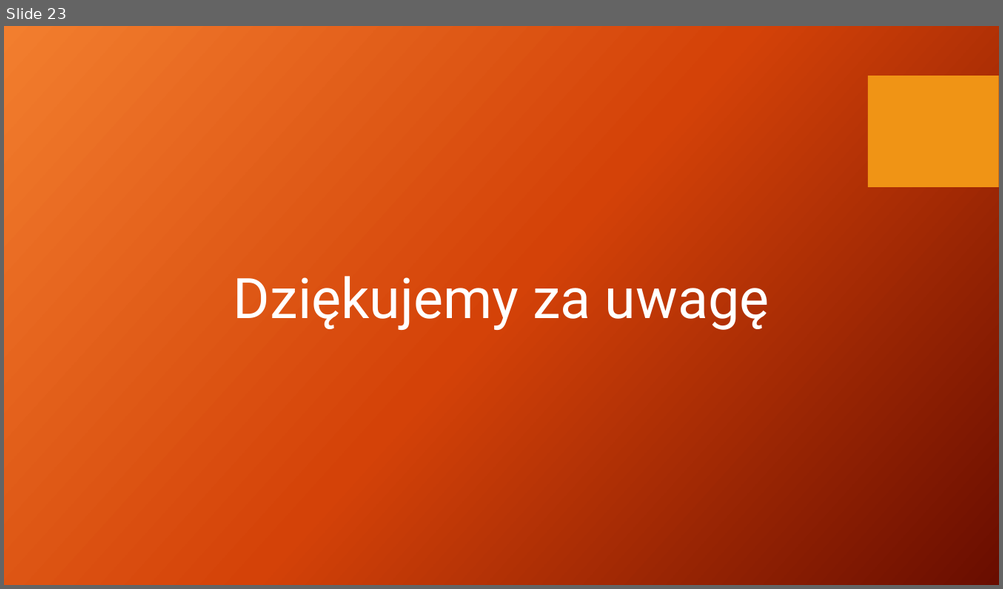
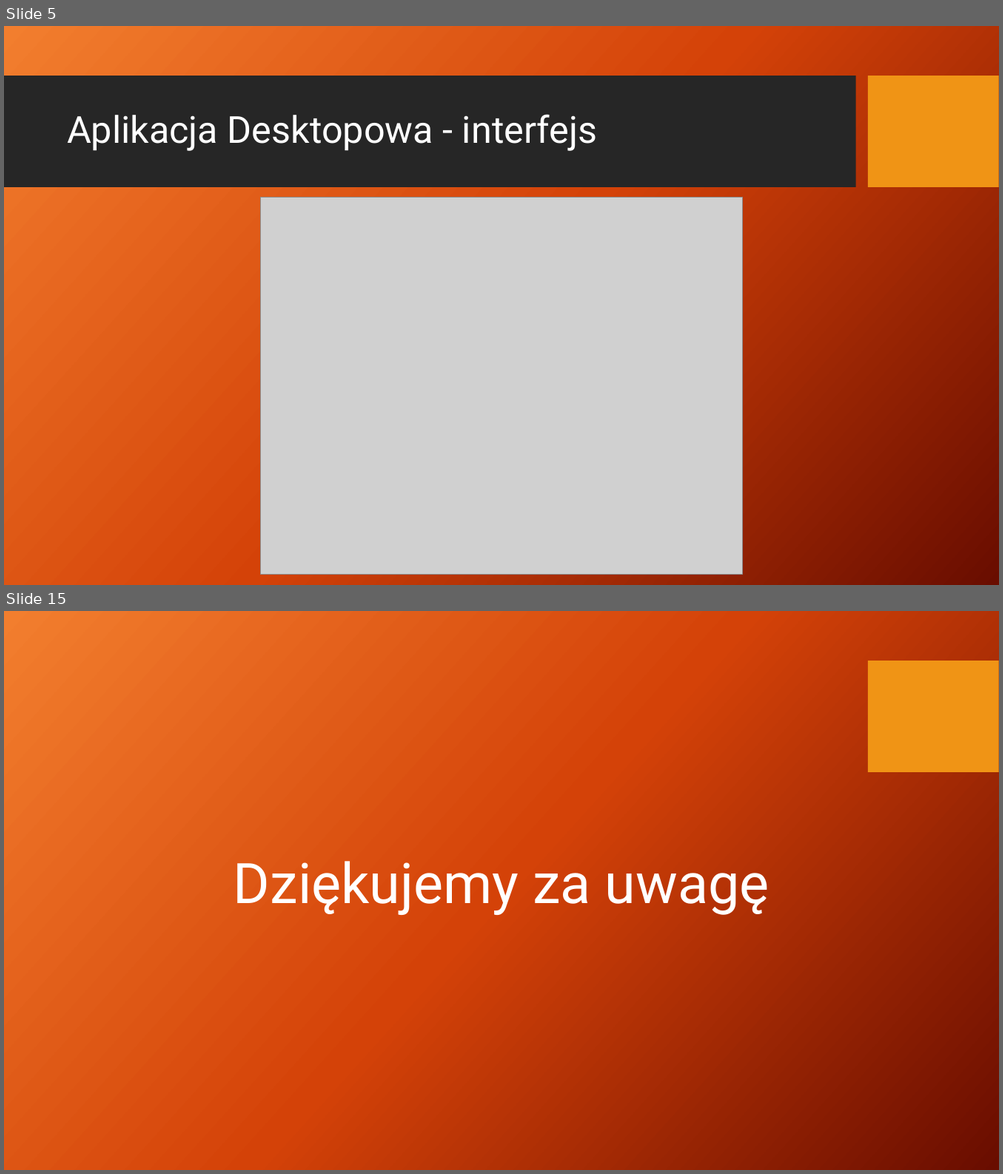
Before and after one commit to AdamStudies-PWR/ProjektZespolowyPWR, a slide deck: przentacja.pptx. Shown one above the other, each under a label of ours: slide 23 before the commit, slides 5 and 15 after it; the slides between them are not shown. The pictures are 1003x589 and 1003x1174 pixels, drawn with LibreOffice and Linux fonts; fonts in the diff are those of the drawing; grey boxes stand for pictures; background and template pictures are left out. Boxes give left, top, right and bottom in pixels: in the first picture for what was removed or moved away, otherwise in the second. Text is boxed around its words. In the diff, an @@ line names an element or a change of style, - is before the commit and + after.

```diff
--- a/przentacja.pptx
+++ b/przentacja.pptx
@@ slide 5 added at bbox=[4, 26, 999, 585], background picture (left out); not listed: 1 template element that a slide beside it also shows @@
@@ rectangle added at bbox=[4, 76, 855, 188], fill #262626 @@
@@ title added at bbox=[67, 114, 597, 151], 36 pt, text #FFFFFF @@
+Aplikacja Desktopowa - interfejs
@@ picture added at bbox=[261, 198, 743, 575] @@
@@ what was slide 23 is now slide 15 @@
```
Also in this commit, not shown: 4 slides changed, 9 other slides added, 18 slides removed, 3 other files.
